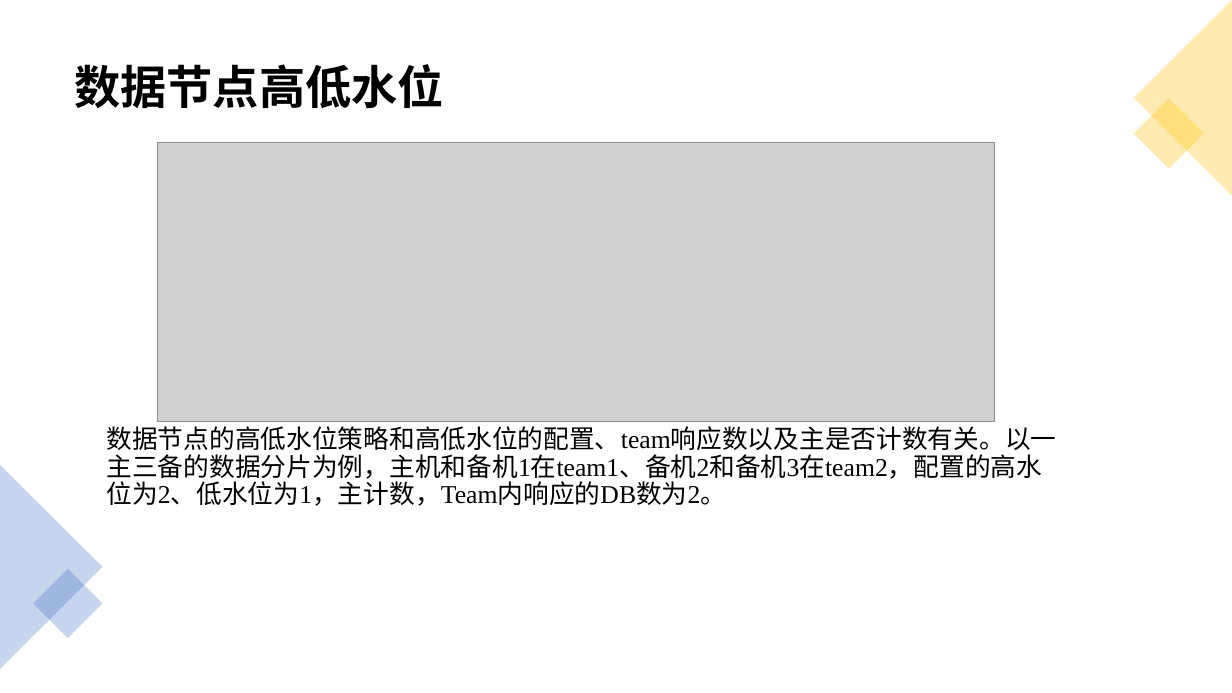
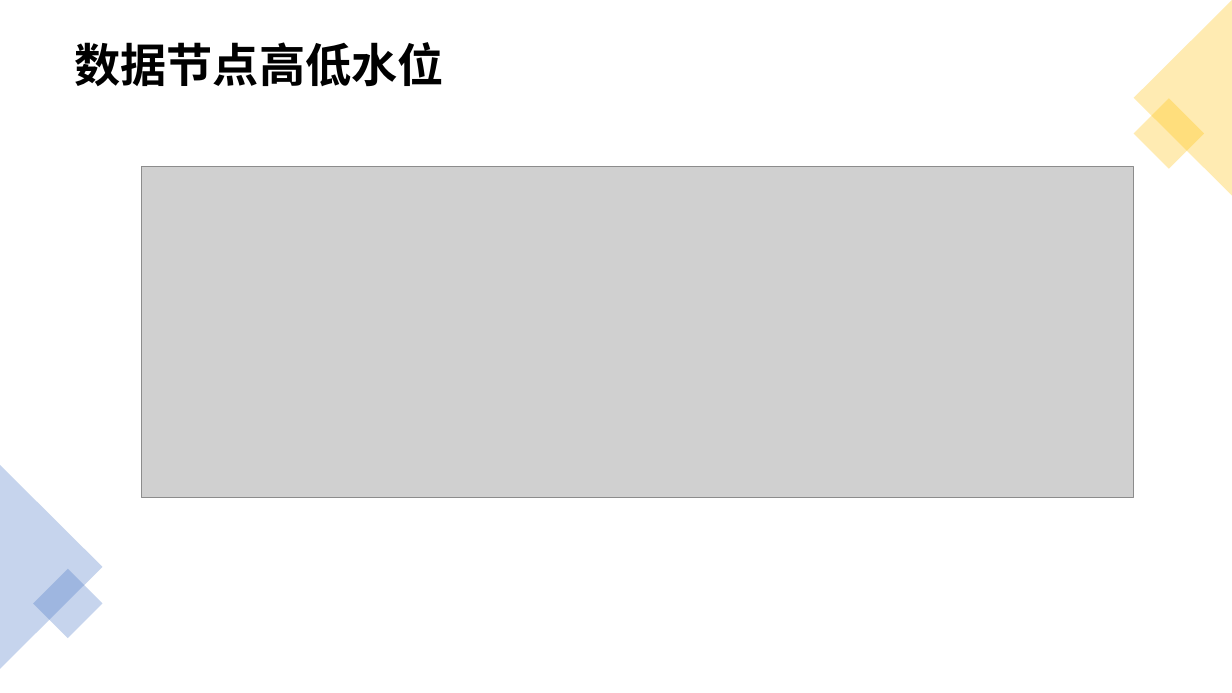
Before and after one commit to yedushusheng/mysql-learning, a slide deck: slide 25 of 28. OLTP/GoldenDB分布式数据库.pptx. Drawn at 1232x693 pixels with LibreOffice and Linux fonts; fonts in the diff are those of the drawing; grey boxes stand for pictures. Boxes give left, top, right and bottom in pixels: in the first picture for what was removed or moved away, otherwise in the second. Text is boxed around its words. In the diff, an @@ line names an element or a change of style, - is before the commit and + after.

```diff
--- a/28. OLTP/GoldenDB分布式数据库.pptx
+++ b/28. OLTP/GoldenDB分布式数据库.pptx
@@ title "数据节点高低水位": place and size @@
-title "数据节点高低水位" at (74,64,444,109)
+title "数据节点高低水位" at (74,42,444,87)
@@ picture: place and size @@
-picture at (157,142,994,421)
+picture at (141,166,1134,497)
@@ text removed at (107,426,1057,506) @@
-数据节点的高低水位策略和高低水位的配置、team响应数以及主是否计数有关。以一主三备的数据分片为例，主机和备机1在team1、备机2和备机3在team2，配置的高水位为2、低水位为1，主计数，Team内响应的DB数为2。
```
Also in this commit, not shown: 23 other slides changed, 4 slides added, 6 slides removed.
